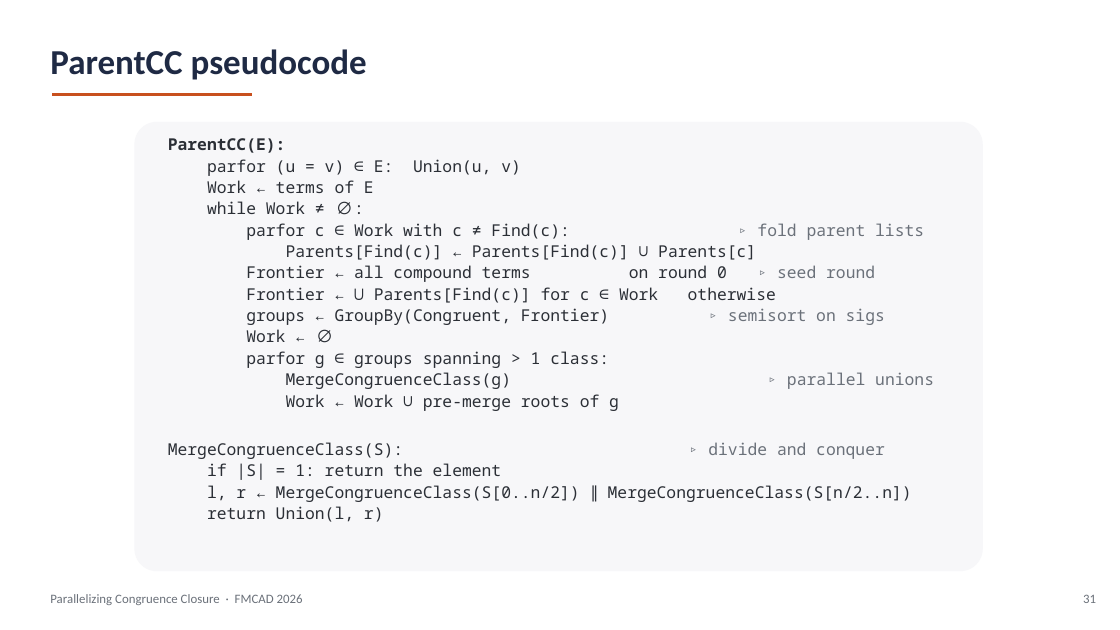
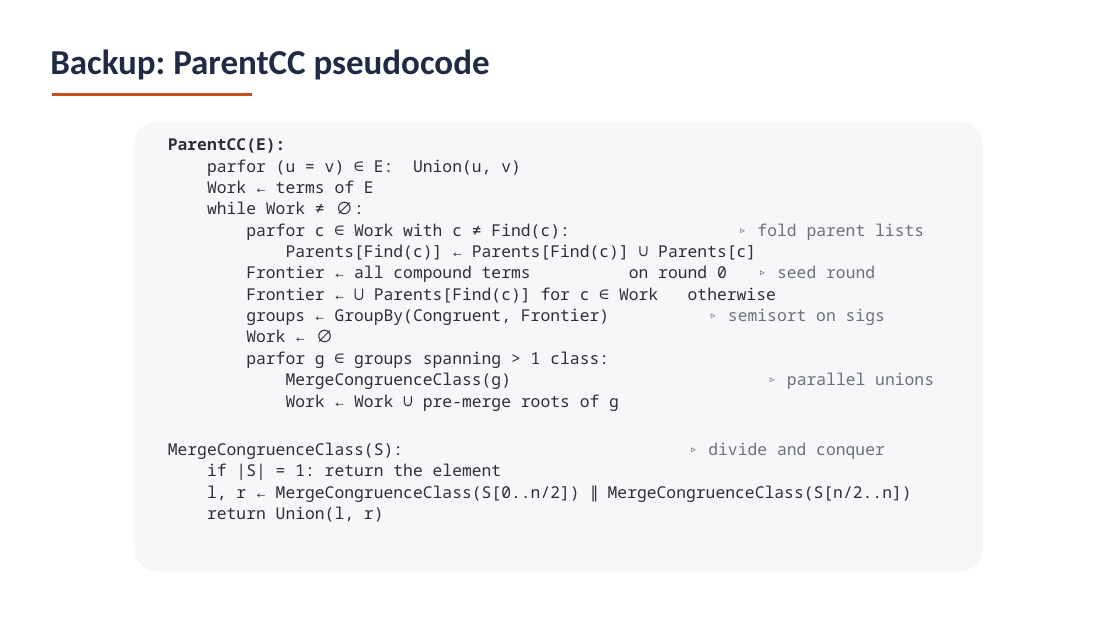
Before and after one commit to amarshah1/parallelcc-paper, a slide deck: slide 42 of slides/parallelcc-part1.pptx (slide 31 before the commit). Drawn at 1120x630 pixels with LibreOffice and Linux fonts; fonts in the diff are those of the drawing. Boxes give left, top, right and bottom in pixels: in the first picture for what was removed or moved away, otherwise in the second. Text is boxed around its words. In the diff, an @@ line names an element or a change of style, - is before the commit and + after.

```diff
--- a/slides/parallelcc-part1.pptx
+++ b/slides/parallelcc-part1.pptx
@@ text at <box>50,49,490,80</box>: text changed @@
-ParentCC pseudocode
+Backup: ParentCC pseudocode
@@ text removed at <box>50,594,303,605</box> @@
-Parallelizing Congruence Closure · FMCAD 2026
@@ text removed at <box>1083,594,1096,603</box> @@
-31
```
Also in this commit, not shown: 33 other slides changed, 6 slides added, 1 slide removed, 2 other files.
